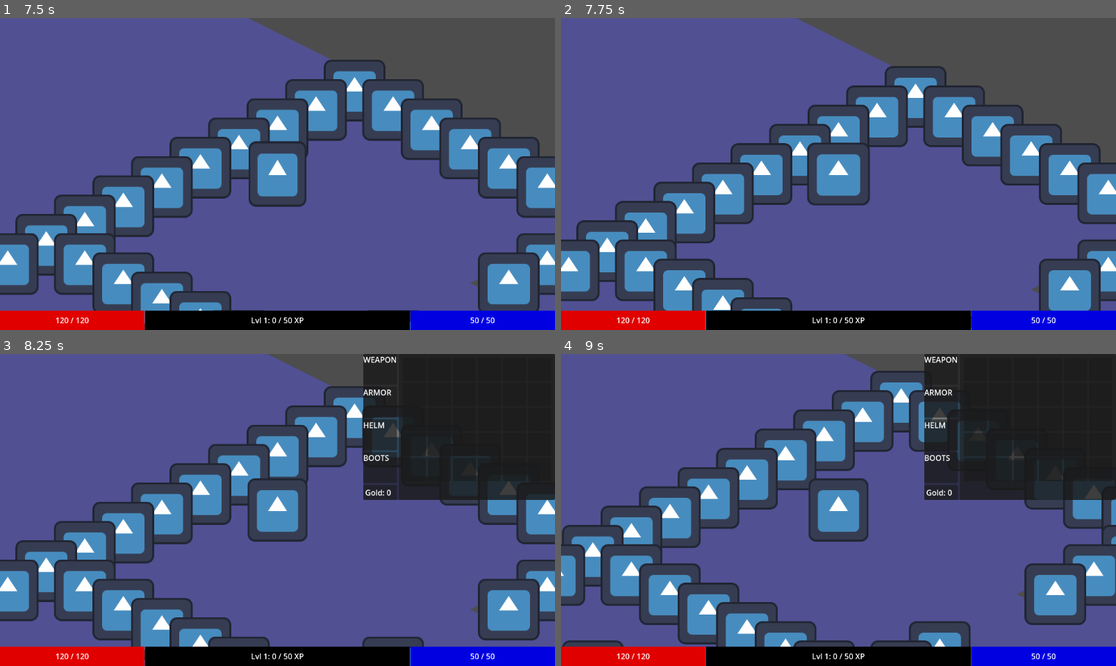
Above: before the commit, frames 1-4 (two rows, left to right).
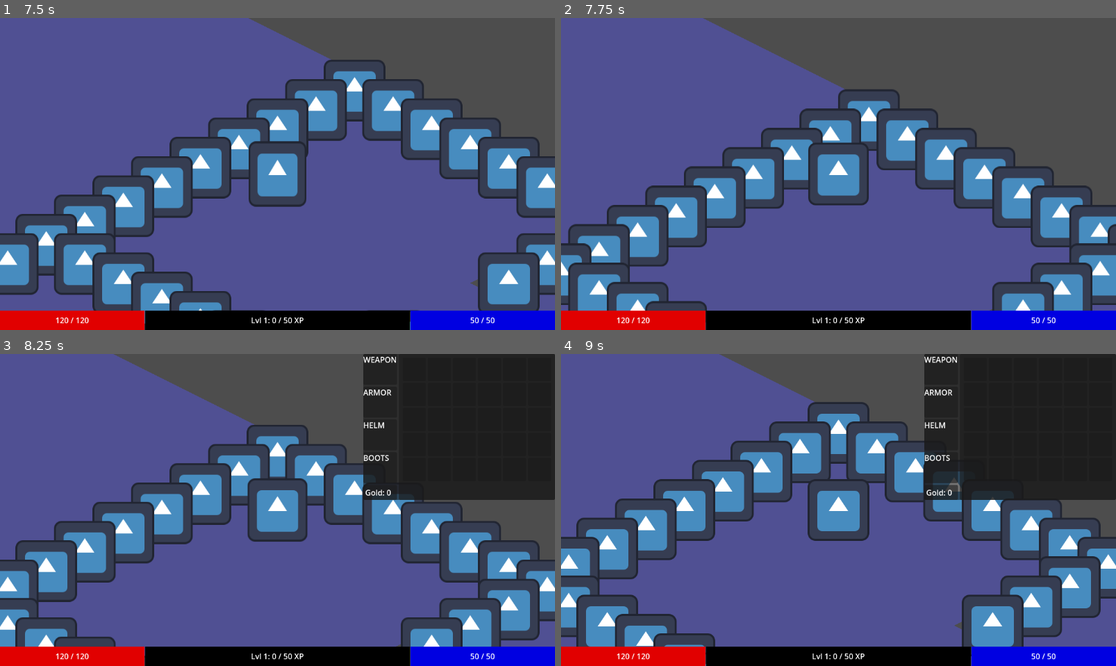
Above: after the commit, the same moments.

Repository: PietPadda/Godot_2D_ARPG
Game: Godot game, scene res://scenes/ui/main_menu.tscn
The game is run twice, just before and just after one commit, with the same random seed, the same clock (stepped at 60 frames per second) and the same inputs. The engine's default icon, where the game draws it, is replaced by a stand-in: a white triangle on a blue panel in a dark square.
Inputs (mouse positions are in pixels of both pictures, inside the frame that each line leads up to):
- Up to frame 1 (7.5 s): click (22, 42) at 0.52 s; type "12" at 0.6 s; click "Host Game" at 1.25 s; tap Enter at 2, 5, 6.5 s; move the mouse to (249, 236) at 2.02 s; hold E (interact) 2.03-2.78 s; click (249, 236) at 2.17 s; tap Space at 2.75, 5.75 s; move the mouse to (444, 220) at 2.77 s; click (444, 220) at 2.85 s; move the mouse to (111, 127) at 3.52 s; tap I (toggle_character_sheet) at 3.6, 5.85 s; click (111, 127) at 3.67 s; move the mouse to (377, 33) at 4.27 s; tap E (interact) at 4.35 s; click (377, 33) at 4.42 s; move the mouse to (377, 64) at 5.02 s; press the mouse at (377, 64) at 5.03 s; move the mouse to (377, 99) at 5.77 s; release the mouse at (377, 99) at 5.78 s; click (377, 99) at 5.92 s; move the mouse to (166, 189) at 6.52 s; hold E (interact) 6.53-7.28 s; click (166, 189) at 6.67 s; move the mouse to (333, 105) at 7.27 s; click (333, 105) at 7.35 s
- Up to frame 2 (7.75 s): no input
- Up to frame 3 (8.25 s): move the mouse to (249, 572) at 8.02 s; tap I (toggle_character_sheet) at 8.1 s; click (249, 572) at 8.17 s
- Up to frame 4 (9 s): tap Space at 8.75 s; move the mouse to (938, 466) at 8.77 s; tap E (interact) at 8.85 s; click (938, 466) at 8.92 s

Frame 1 is identical in both runs. In frame 2, 30% of the frame differs, in the area x 0-100%, y 0-100%; in frame 3, 25%; in frame 4, 35%.

Commit message:
fix(pathfinding): differentiate player and enemy path requests

Diff:
--- a/scripts/core/grid_manager.gd
+++ b/scripts/core/grid_manager.gd
@@ -118,6 +118,7 @@
 		_find_path_on_server.rpc_id(1, start_coord, end_coord, character.get_path())
 		return
 
+
 	# --- The below ONLY run on the HOST ---
 	# Generate a potential path.
 	var final_path: PackedVector2Array = [] # This will be the path we actually send.
@@ -125,24 +126,27 @@
 	# Generate a potential path.
 	var full_path = find_path(start_coord, end_coord, character)
 
-	# THE ACTUAL REAL FIX: A movable path must contain more than just the starting point.
-	# We need to check if the path has at least 2 points (our current location, and the first step).
-	if full_path.size() > 1:
-		# The first element (index 0) is our current tile.
-		# The second element (index 1) is the first actual step we need to take.
-		var first_step_world_pos = full_path[1]
-		var next_tile = world_to_map(first_step_world_pos)
-		# We call occupy_tile LOCALLY, not as an RPC.
-		var success = occupy_tile(character, next_tile)
-
-		if success:
-			# If we successfully reserved the tile, add that step to our path.
-			final_path.append(first_step_world_pos)
-
-	# If full_path has 1 or 0 elements, it means there's no valid step to take.
-	# The 'if' block is skipped, and we correctly send an empty final_path.
-
-	# Deliver the final, validated (or empty) path to the character.
+	# THE FIX: Differentiate between Player and Enemy pathfinding logic.
+	if character is Player:
+		# PLAYER LOGIC: Return the full path. The GridMovementComponent
+		# already handles stripping the starting point. No tile reservation is needed
+		# as enemies should react to the player's current position.
+		final_path = full_path
+	else:
+		# ENEMY LOGIC: Return a single, reserved step to prevent stacking.
+		final_path = [] # Default to an empty path.
+		if full_path.size() > 1:
+			# The first element (index 0) is our current tile.
+			# The second element (index 1) is the first actual step we need to take.
+			var first_step_world_pos = full_path[1]
+			var next_tile = world_to_map(first_step_world_pos)
+			# We call occupy_tile LOCALLY, not as an RPC.
+			var success = occupy_tile(character, next_tile)
+			if success:
+				# If we successfully reserved the tile, add that step to our path.
+				final_path.append(first_step_world_pos)
+
+	# Deliver the appropriate path (full or single-step) to the character.
 	if character.is_multiplayer_authority(): # Is it the host's character?
 		# If the character is controlled by me (the host's player or an enemy), apply the path directly.
 		var movement_component = character.get_node_or_null("GridMovementComponent")
